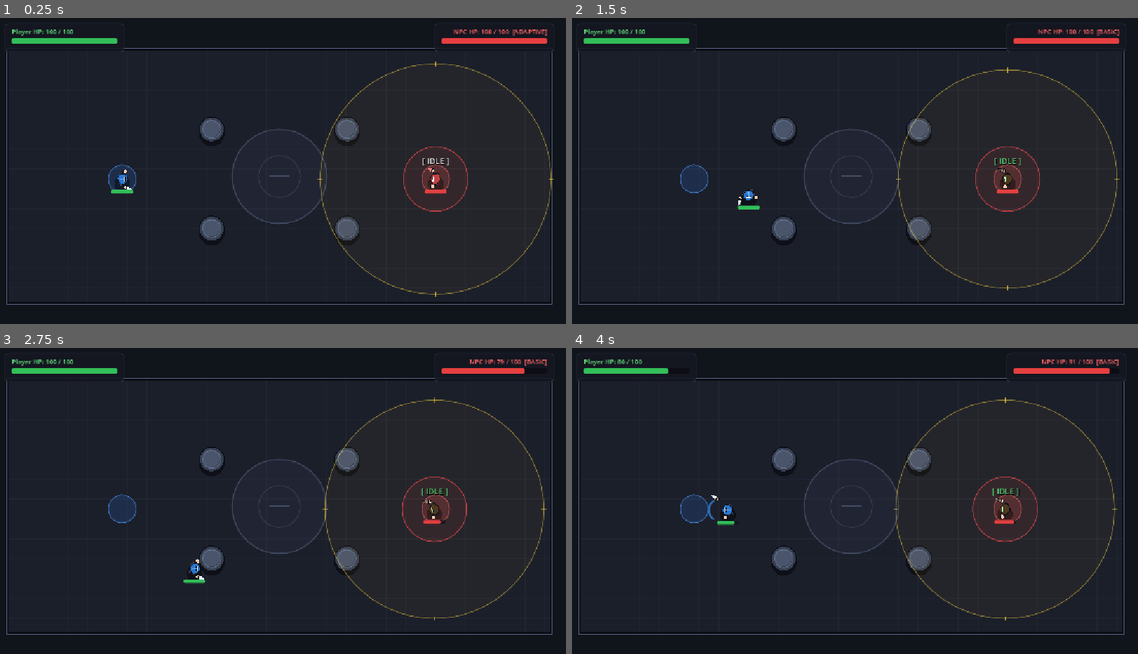
Above: before the commit, frames 1-4 (two rows, left to right).
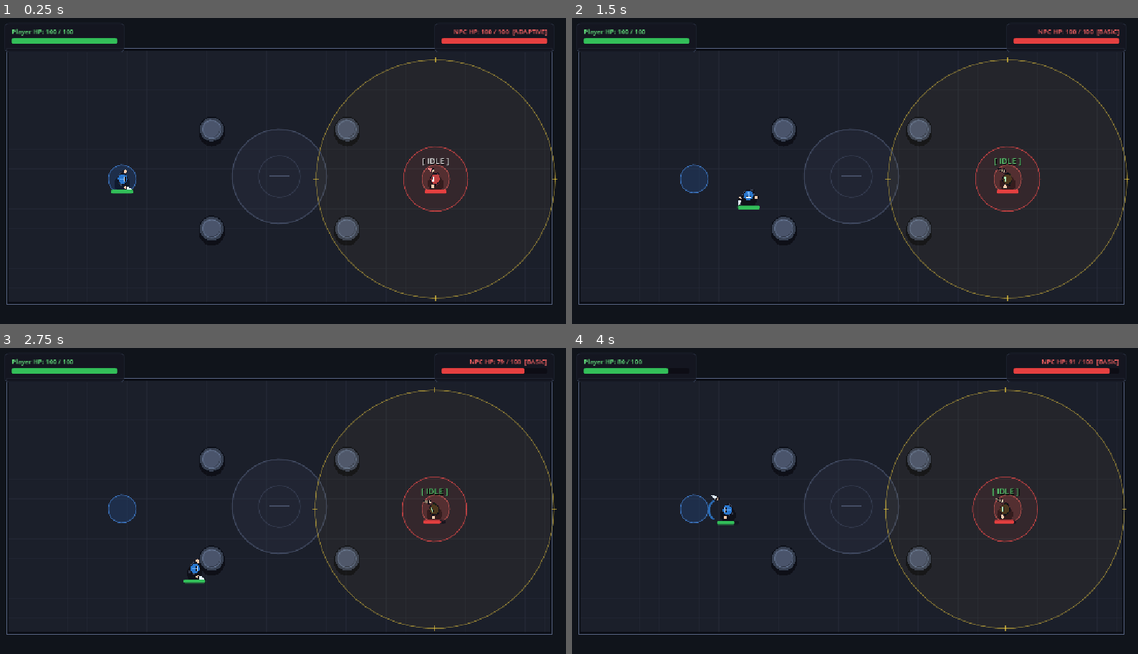
Above: after the commit, the same moments.

Repository: Prats1729/adaptive-npc-ai-FSM
Game: Godot game, scene res://scenes/arena.tscn
The game is run twice, just before and just after one commit, with the same random seed, the same clock (stepped at 60 frames per second) and the same inputs.
Inputs (mouse positions are in pixels of both pictures, inside the frame that each line leads up to):
- Up to frame 1 (0.25 s): no input
- Up to frame 2 (1.5 s): tap Enter (ui_accept) at 0.5, 0.77 s; move the mouse to (979, 158) at 0.52 s; hold Right (ui_right) 0.53-1.28 s; tap R at 0.6 s; click (979, 158) at 0.67 s; move the mouse to (736, 192) at 1.27 s; hold Down (ui_down) from 1.28 s (still down); tap T at 1.35 s
- Up to frame 3 (2.75 s): tap Enter (ui_accept) at 1.52 s; move the mouse to (333, 436) at 2.02 s; release Down (ui_down) at 2.03 s; hold Right (ui_right) from 2.03 s (still down); tap 1 at 2.1 s
- Up to frame 4 (4 s): move the mouse to (821, 571) at 2.77 s; release Right (ui_right) at 2.78 s; hold Up (ui_up) 2.78-3.53 s; tap 2 at 2.85 s; click (821, 571) at 2.92 s; tap Enter (ui_accept) at 3.02, 3.77 s; move the mouse to (1024, 553) at 3.52 s; hold Left (ui_left) from 3.53 s (still down); hold Space from 3.53 s (still down)

The runs differ from the first frame. In frame 1, 0.9% of the frame differs, in the area x 55-99%, y 12-93%; in frame 2, 0.9%; in frame 3, 0.9%; in frame 4, 0.9%.
Error before the commit: Invalid access to property or key 'current_adaptive_explanation' on a base object of type 'Node (adaptive_logic.gd)'. (res://scripts/enemy_fsm.gd:282)

Commit message:
feat(ai): implement two-way heuristic threshold modulation and explainability
- Elevate flee threshold and attack speed against aggressive opponents
- Expand sensory detection range against passive and distant players
- Emit real-time telemetry updates with human-readable transition reasons

Diff:
--- a/scenes/player.tscn
+++ b/scenes/player.tscn
@@ -2,6 +2,8 @@
 
 [ext_resource type="Script" uid="uid://vrjtpkeoytqe" path="res://scripts/player.gd" id="1_3vyb7"]
 [ext_resource type="Script" uid="uid://b23v8y8q4hn7m" path="res://scripts/humanoid_visual.gd" id="2_humanoid_vis"]
+
+[ext_resource type="Script" path="res://scripts/player_bot.gd" id="3_player_bot"]
 
 [sub_resource type="CircleShape2D" id="CircleShape2D_player"]
 radius = 16.0
@@ -38,3 +40,6 @@
 theme_override_styles/fill = SubResource("StyleBoxFlat_7ft05")
 value = 100.0
 show_percentage = false
+
+[node name="PlayerBot" type="Node" parent="." unique_id=999111222]
+script = ExtResource("3_player_bot")
--- a/scripts/adaptive_logic.gd
+++ b/scripts/adaptive_logic.gd
@@ -16,10 +16,13 @@
 @export var is_adaptive_enabled: bool = true
 
 # Baseline FSM Thresholds
-const BASE_DETECTION_RANGE: float = 220.0
+const BASE_DETECTION_RANGE: float = 240.0
 const BASE_FLEE_THRESHOLD: float = 0.30
-const MAX_ADAPTIVE_DETECTION: float = 285.0
+const BASE_ATTACK_COOLDOWN: float = 0.70
+
+const MAX_ADAPTIVE_DETECTION: float = 320.0
 const MAX_ADAPTIVE_FLEE_THRESHOLD: float = 0.45
+const MIN_ADAPTIVE_COOLDOWN: float = 0.45
 
 var fsm: Node = null
 var enemy: CharacterBody2D = null
@@ -28,6 +31,8 @@
 var player_aggression_score: float = 0.0 # Range: 0.0 (Passive) to 1.0 (Hyper-aggressive)
 var time_since_last_player_attack: float = 5.0
 var passive_distance_timer: float = 0.0
+
+var current_adaptive_explanation: String = "Monitoring player behavior..."
 
 func _ready() -> void:
 	fsm = get_parent()
@@ -41,7 +46,7 @@
 	time_since_last_player_attack += delta
 
 	# Smoothly decay aggression score over time when player isn't attacking
-	player_aggression_score = max(0.0, player_aggression_score - delta * 0.25)
+	player_aggression_score = max(0.0, player_aggression_score - delta * 0.20)
 
 	# Check distance to player for passivity tracking
 	if enemy.player and is_instance_valid(enemy.player):
@@ -55,23 +60,43 @@
 		# Enforce static baseline values in Basic FSM mode
 		fsm.detection_range = BASE_DETECTION_RANGE
 		fsm.flee_health_ratio = BASE_FLEE_THRESHOLD
+		fsm.attack_cooldown_time = BASE_ATTACK_COOLDOWN
+		current_adaptive_explanation = "Basic FSM: Operating with fixed baseline thresholds."
 		return
 
 	# --- ADAPTIVE THRESHOLD MODULATION ---
 
-	# Rule 1: High Aggression -> Increase retreat threshold (flee earlier to survive)
-	if player_aggression_score > 0.5:
-		var flee_boost = lerp(BASE_FLEE_THRESHOLD, MAX_ADAPTIVE_FLEE_THRESHOLD, (player_aggression_score - 0.5) * 2.0)
-		fsm.flee_health_ratio = lerp(fsm.flee_health_ratio, flee_boost, delta * 2.0)
+	# Rule 1: High Aggression -> Increase retreat threshold (flee earlier) AND counter-strike faster!
+	if player_aggression_score > 0.35:
+		var flee_boost = lerp(BASE_FLEE_THRESHOLD, MAX_ADAPTIVE_FLEE_THRESHOLD, min(1.0, (player_aggression_score - 0.35) * 1.8))
+		fsm.flee_health_ratio = lerp(fsm.flee_health_ratio, flee_boost, delta * 3.0)
+
+		var cd_boost = lerp(BASE_ATTACK_COOLDOWN, MIN_ADAPTIVE_COOLDOWN, player_aggression_score)
+		fsm.attack_cooldown_time = lerp(fsm.attack_cooldown_time, cd_boost, delta * 3.0)
 	else:
 		fsm.flee_health_ratio = lerp(fsm.flee_health_ratio, BASE_FLEE_THRESHOLD, delta * 1.5)
+		fsm.attack_cooldown_time = lerp(fsm.attack_cooldown_time, BASE_ATTACK_COOLDOWN, delta * 1.5)
 
-	# Rule 2: Passive / Distant Player -> Expand detection range (seek out passive player)
-	if passive_distance_timer > 2.5:
-		var target_det = min(MAX_ADAPTIVE_DETECTION, BASE_DETECTION_RANGE + (passive_distance_timer - 2.5) * 15.0)
-		fsm.detection_range = lerp(fsm.detection_range, target_det, delta * 1.5)
+	# Rule 2: Passive / Distant Player -> Expand detection range
+	if passive_distance_timer > 2.0:
+		var target_det = min(MAX_ADAPTIVE_DETECTION, BASE_DETECTION_RANGE + (passive_distance_timer - 2.0) * 20.0)
+		fsm.detection_range = lerp(fsm.detection_range, target_det, delta * 2.0)
 	else:
 		fsm.detection_range = lerp(fsm.detection_range, BASE_DETECTION_RANGE, delta * 2.0)
+
+	# Dynamic explanation synthesis
+	if player_aggression_score > 0.5:
+		current_adaptive_explanation = "Adaptive Alert: High aggression (%.2f) -> Flee threshold raised to %.0f%% (Base: 30%%)" % [
+			player_aggression_score, fsm.flee_health_ratio * 100.0
+		]
+	elif passive_distance_timer > 2.5 and fsm.detection_range > BASE_DETECTION_RANGE + 3.0:
+		current_adaptive_explanation = "Adaptive Search & Enrage: Target passive for %.1fs -> Range %dpx, Cooldown %.2fs" % [
+			passive_distance_timer, round(fsm.detection_range), fsm.attack_cooldown_time
+		]
+	else:
+		current_adaptive_explanation = "Adaptive Neutral: Scanning environment (Aggression: %.2f, Range: %dpx)" % [
+			player_aggression_score, round(fsm.detection_range)
+		]
 
 	var aggression_tier = get_aggression_tier()
 	adaptation_updated.emit(player_aggression_score, aggression_tier, fsm.detection_range, fsm.flee_health_ratio)
@@ -95,6 +120,7 @@
 	if not is_adaptive_enabled and fsm:
 		fsm.detection_range = BASE_DETECTION_RANGE
 		fsm.flee_health_ratio = BASE_FLEE_THRESHOLD
+		fsm.attack_cooldown_time = BASE_ATTACK_COOLDOWN
 	return is_adaptive_enabled
 
 func reset_adaptive_telemetry() -> void:
@@ -104,3 +130,4 @@
 	if fsm:
 		fsm.detection_range = BASE_DETECTION_RANGE
 		fsm.flee_health_ratio = BASE_FLEE_THRESHOLD
+		fsm.attack_cooldown_time = BASE_ATTACK_COOLDOWN
